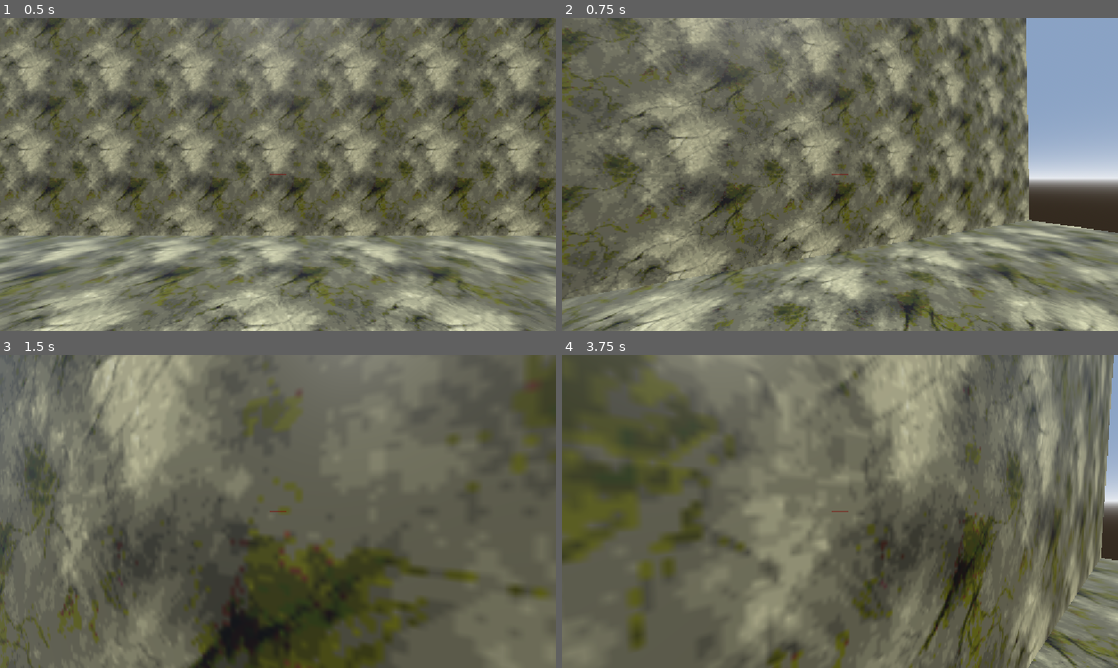
Above: before the commit, frames 1-4 (two rows, left to right).
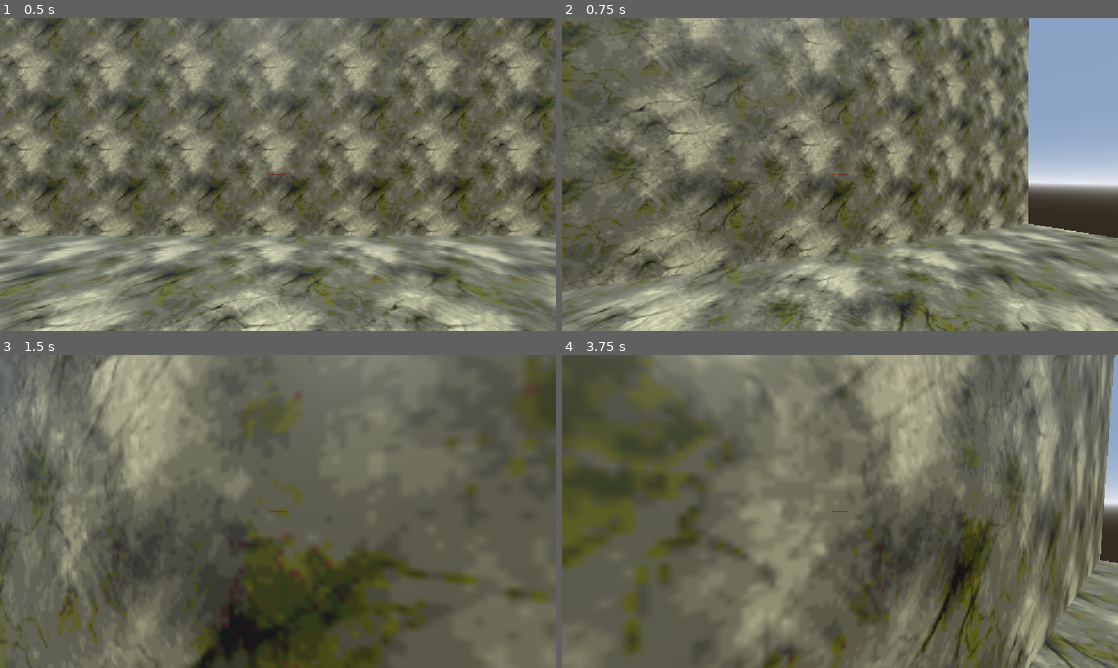
Above: after the commit, the same moments.

Repository: Grissess/parkour
Game: Godot game, scene res://assets/main.tscn
Two runs of this game, one before a commit and one after it. Both use one fixed random seed, a clock stepped at 60 frames per second and the inputs below.
Inputs (mouse positions are in pixels of both pictures, inside the frame that each line leads up to):
- Up to frame 1 (0.5 s): no input
- Up to frame 2 (0.75 s): tap Enter at 0.5 s; move the mouse to (867, 174) at 0.52 s; hold W (move_forward) from 0.53 s (still down)
- Up to frame 3 (1.5 s): keep holding W (move_forward); tap Space (move_jump) at 0.77 s; move the mouse to (250, 511) at 1.27 s
- Up to frame 4 (3.75 s): keep holding W (move_forward); tap Space (move_jump) at 1.52, 3.02 s; move the mouse to (851, 505) at 2.02 s; move the mouse to (834, 517) at 2.77 s; move the mouse to (878, 514) at 3.52 s

Frame 1 is identical in both runs. In frame 2, 19% of the frame differs, in the area x 0-100%, y 0-100%; in frame 3, 0.2%; in frame 4, 4.4%.

Commit message:
Add head bob, ledge grab, and tune jumps

Diff:
--- a/pawn.gd
+++ b/pawn.gd
@@ -3,39 +3,87 @@
 const SPEED = 8.0
 const GROUND_ACCEL = 1.5
 const AIR_ACCEL = 0.01
+const LEDGE_GRAB_ACCEL = 2.0
 const JUMP_VELOCITY = 14.0
 const QUARTER_TURN = TAU / 4
+const SPEED_BOB_TIMESCALE = 1.5
+const SPEED_BOB_SCALE = 0.003
+const SPEED_BOB_MAX = 0.1
+const WALLDET_MARGIN = 0.01
+const LEDGE_MAX_DIST_SQ = 1.0
+const LEDGE_MIN_DOT = 0.75
 
-@onready var pivot: Marker3D = $CamPivot
-@onready var camera: Camera3D = $CamPivot/Cam
+@onready var pitch_pivot: Marker3D = $BobPivot/PitchPivot
+@onready var camera: Camera3D = $BobPivot/PitchPivot/Cam
+@onready var look_cast: RayCast3D = $BobPivot/PitchPivot/Cam/Look
+@onready var ledge_cast: RayCast3D = $Ledge
 var look := Vector2()
 var movement := Vector2()
 var jump := false
+var bob_timebase := 0.0
+var ledge_point = null
+
+var wall_normal := Vector3.ZERO
 
 func update_look():
 	look.y = clamp(look.y, -QUARTER_TURN, QUARTER_TURN)
 	look.x = fmod(look.x, TAU)
 	transform.basis = Basis().rotated(Vector3.UP, look.x)
-	pivot.transform.basis = Basis().rotated(Vector3.LEFT, look.y)
+	camera.transform.basis = Basis().rotated(Vector3.LEFT, look.y)
+
+func _process(delta: float) -> void:
+	var speed = velocity.length()
+	if speed < 0.01 or not is_on_floor():
+		bob_timebase = 0.0
+	else:
+		bob_timebase += delta * speed * SPEED_BOB_TIMESCALE
+	var mod = clamp(speed * SPEED_BOB_SCALE, 0, SPEED_BOB_MAX)
+	pitch_pivot.transform = Transform3D()\
+		.rotated(Vector3.FORWARD, -mod * sin(bob_timebase))\
+		.translated(Vector3(mod * sin(bob_timebase), mod * sin(2 * bob_timebase), 0))
+
+func is_vertically_supported() -> bool:
+	return is_on_floor() or ledge_point != null
 
 func _physics_process(delta: float) -> void:
+	wall_normal = Vector3.ZERO
+	if is_on_wall():
+		wall_normal = get_wall_normal()
+	else:
+		var ki := KinematicCollision3D.new()
+		if test_move(transform, Vector3.ZERO, ki, safe_margin + WALLDET_MARGIN, true):
+			wall_normal = ki.get_normal()
+
+	if not wall_normal:
+		ledge_point = null
+	if ledge_point == null:
+		if look_cast.is_colliding() and look_cast.get_collision_point().distance_squared_to(look_cast.global_position) < LEDGE_MAX_DIST_SQ:
+			if ledge_cast.is_colliding() and ledge_cast.get_collision_normal().dot(Vector3.UP) >= LEDGE_MIN_DOT:
+				ledge_point = to_local(ledge_cast.get_collision_point())
+
 	# Add the gravity.
-	if not is_on_floor():
+	if not is_vertically_supported():
 		velocity += get_gravity() * delta
+	if ledge_point != null:
+		velocity.y = move_toward(velocity.y, 0, LEDGE_GRAB_ACCEL)
 
 	# Handle jump.
 	if jump:
 		if is_on_floor():
 			velocity.y = JUMP_VELOCITY
-		elif is_on_wall():
-			velocity.y = JUMP_VELOCITY
-			velocity += JUMP_VELOCITY * get_wall_normal()
+		elif wall_normal:
+			var vel = JUMP_VELOCITY * (Vector3.UP + wall_normal).normalized()
+			velocity.y = vel.y
+			velocity.x += vel.x
+			velocity.z += vel.z
 
 	# Get the input direction and handle the movement/deceleration.
 	# As good practice, you should replace UI actions with custom gameplay actions.
 	var direction := (transform.basis * Vector3(movement.x, 0, movement.y)).normalized()
-	var accel = GROUND_ACCEL if is_on_floor() else AIR_ACCEL
+	var accel = GROUND_ACCEL if is_vertically_supported() else AIR_ACCEL
 	velocity.x = move_toward(velocity.x, direction.x * SPEED, accel)
 	velocity.z = move_toward(velocity.z, direction.z * SPEED, accel)
+	if ledge_point != null:
+		velocity.y = move_toward(velocity.y, -movement.y * SPEED, accel)
 
 	move_and_slide()
--- a/pawn.tscn
+++ b/pawn.tscn
@@ -17,10 +17,16 @@
 [node name="Models" parent="." unique_id=1419379776 instance=ExtResource("2_o6oh4")]
 visible = false
 
-[node name="CamPivot" type="Marker3D" parent="." unique_id=462537058]
+[node name="BobPivot" type="Marker3D" parent="." unique_id=462537058]
 transform = Transform3D(1, 0, 0, 0, 1, 0, 0, 0, 1, 0, 0.5, 0)
 
-[node name="Cam" type="Camera3D" parent="CamPivot" unique_id=156667389]
+[node name="PitchPivot" type="Marker3D" parent="BobPivot" unique_id=2056667096]
 
-[node name="RayCast3D" type="RayCast3D" parent="CamPivot/Cam" unique_id=1112762782]
+[node name="Cam" type="Camera3D" parent="BobPivot/PitchPivot" unique_id=156667389]
+
+[node name="Look" type="RayCast3D" parent="BobPivot/PitchPivot/Cam" unique_id=1112762782]
 target_position = Vector3(0, 0, -1000)
+
+[node name="Ledge" type="RayCast3D" parent="." unique_id=493747968]
+transform = Transform3D(1, 0, 0, 0, 1, 0, 0, 0, 1, 0, 0.8, -0.7)
+target_position = Vector3(0, -0.8, 0)
Not shown, changed: export_presets.cfg
